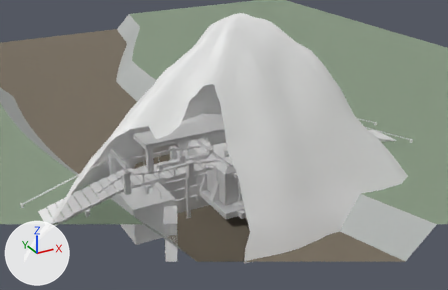
The Blender file blender/SM_Env_Pack.blend as it was, and as the next commit left it.
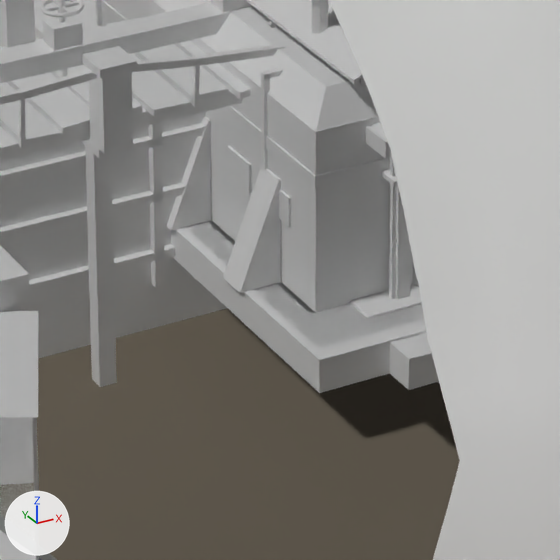
Each version is shown whole from a 50 mm lens placed at (-33.1, -56.8, 33.6), pointed at (-1.9, -0.1, 5.2), then close up on the part from 38% to 60% of the width and 52% to 86% of the height. The lights are fixed; the arrows at lower left show +X, +Y and +Z. The first two pictures are the older version. Everything nearer to the camera than a plane just in front of the edit is cut away.

Objects in the first close-up: 'SM_Env_BankSampah', 'SM_Env_GudangPengepul', 'SM_Env_GunungSampah_3Tiers', 'SM_Env_JembatanUtama', 'SM_Env_KarantinaBiohazard', 'SM_Env_KoperasiDesa', 'SM_Env_PintuAirSiaga1', 'SM_Env_PosMedisB3', 'SM_Env_RiverValleyTerrain'.
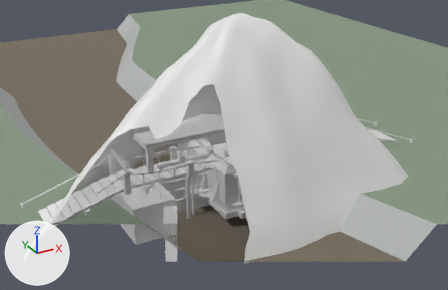
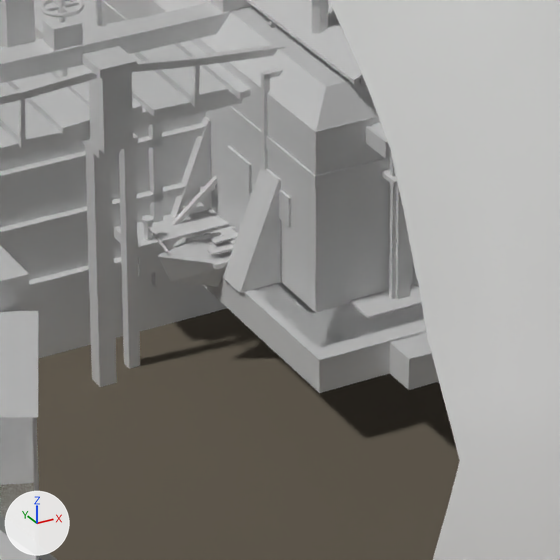
The change in detail:
Material 'M_Env_PapanTeal' (mat_m_env_papanteal) is new.
Its base color is (0.8, 0.8, 0.8) (white #e7e7e7).
Material 'M_Env_KayuAbu' (mat_m_env_kayuabu) is new.
Its base color is (0.8, 0.8, 0.8) (white #e7e7e7).
Material 'M_Env_DekKomposit' (mat_m_env_dekkomposit) is new.
Its base color is (0.8, 0.8, 0.8) (white #e7e7e7).
Material 'M_Env_PontonHDPE' (mat_m_env_pontonhdpe) is new.
Its base color is (0.8, 0.8, 0.8) (white #e7e7e7).
Mesh me_sm_env_rumahpanggung is new.
It has 538 vertices, 407 faces and spans x -5.73..4.3, y -3.03..3.03, z -0.5..5.66.
Faces by material slot: [23, 17, 192, 23, 24, 12, 78, 38].
It uses material mat_m_env_kayuabu (white #e7e7e7).
It uses material mat_m_env_papanteal (white #e7e7e7).
It uses material mat_m_env_kayutiang (white #e7e7e7).
It uses material mat_m_env_sengkarat (white #e7e7e7).
It uses material mat_m_env_senggalvanis (white #e7e7e7).
It uses material mat_m_env_kaca (white #e7e7e7).
It uses material mat_m_env_kayupapan (white #e7e7e7).
It uses material mat_m_env_trashpieces (white #e7e7e7).
Mesh me_sm_env_dermaga_perahu is new.
It has 96 vertices, 72 faces and spans x -6.15..-1.55, y -2.53..-0.85, z -0.22..0.77.
Faces by material slot: [18, 27, 27].
It uses material mat_m_env_kayutiang (white #e7e7e7).
It uses material mat_m_env_trashpieces (white #e7e7e7).
It uses material mat_m_env_kayupapan (white #e7e7e7).
Mesh me_sm_env_dermaga_ponton is new.
It has 192 vertices, 140 faces and spans x -6.25..-1.4, y -1.3..1.1, z -0.28..0.9.
Faces by material slot: [6, 24, 62, 6, 42].
It uses material mat_m_env_pontonhdpe (white #e7e7e7).
It uses material mat_m_env_besigelap (white #e7e7e7).
It uses material mat_m_env_trashpieces (white #e7e7e7).
It uses material mat_m_env_dekkomposit (white #e7e7e7).
It uses material mat_m_env_senggalvanis (white #e7e7e7).
Mesh me_sm_env_dermaga is new.
It has 292 vertices, 217 faces and spans x -6.61..4.2, y -1.76..1.76, z -2.0..4.78.
Faces by material slot: [84, 97, 30, 6].
It uses material mat_m_env_kayuabu (white #e7e7e7).
It uses material mat_m_env_kayutiang (white #e7e7e7).
It uses material mat_m_env_besigelap (white #e7e7e7).
It uses material mat_m_env_papanumum (white #e7e7e7).
Object 'SM_Env_RumahPanggung' (ob_sm_env_rumahpanggung) is new; it shows me_sm_env_rumahpanggung.
Its location is (0.0, 0.0, 0.0).
Object 'SM_Env_Dermaga_Perahu' (ob_sm_env_dermaga_perahu) is new; it shows me_sm_env_dermaga_perahu.
Its location is (0.0, 0.0, 0.0).
Object 'SM_Env_Dermaga_Ponton' (ob_sm_env_dermaga_ponton) is new; it shows me_sm_env_dermaga_ponton.
Its location is (0.0, 0.0, 0.0).
Object 'SM_Env_Dermaga' (ob_sm_env_dermaga) is new; it shows me_sm_env_dermaga.
Its location is (0.0, 0.0, 0.0).

Where the change shows, as pixel boxes [x1, y1, x2, y2] in the close-ups (560 x 560 px):
'SM_Env_Dermaga', added
    after: [119, 133, 140, 369]
    faces in mat_m_env_kayutiang (white #e7e7e7): [119, 143, 140, 369]
'SM_Env_Dermaga_Perahu', added
    after: [148, 226, 238, 287]
    faces in mat_m_env_trashpieces (white #e7e7e7): [158, 226, 236, 287]
    faces in mat_m_env_kayupapan (white #e7e7e7): [158, 229, 238, 263]
'SM_Env_Dermaga_Ponton', added
    after: [114, 209, 229, 276]
    faces in mat_m_env_dekkomposit (white #e7e7e7): [137, 209, 225, 244]
    faces in mat_m_env_senggalvanis (white #e7e7e7): [114, 221, 229, 257]
    faces in mat_m_env_pontonhdpe (white #e7e7e7): [138, 248, 173, 276]
'SM_Env_RumahPanggung', added
    after: [171, 176, 217, 225]
    faces in mat_m_env_kayutiang (white #e7e7e7): [171, 176, 217, 225]
